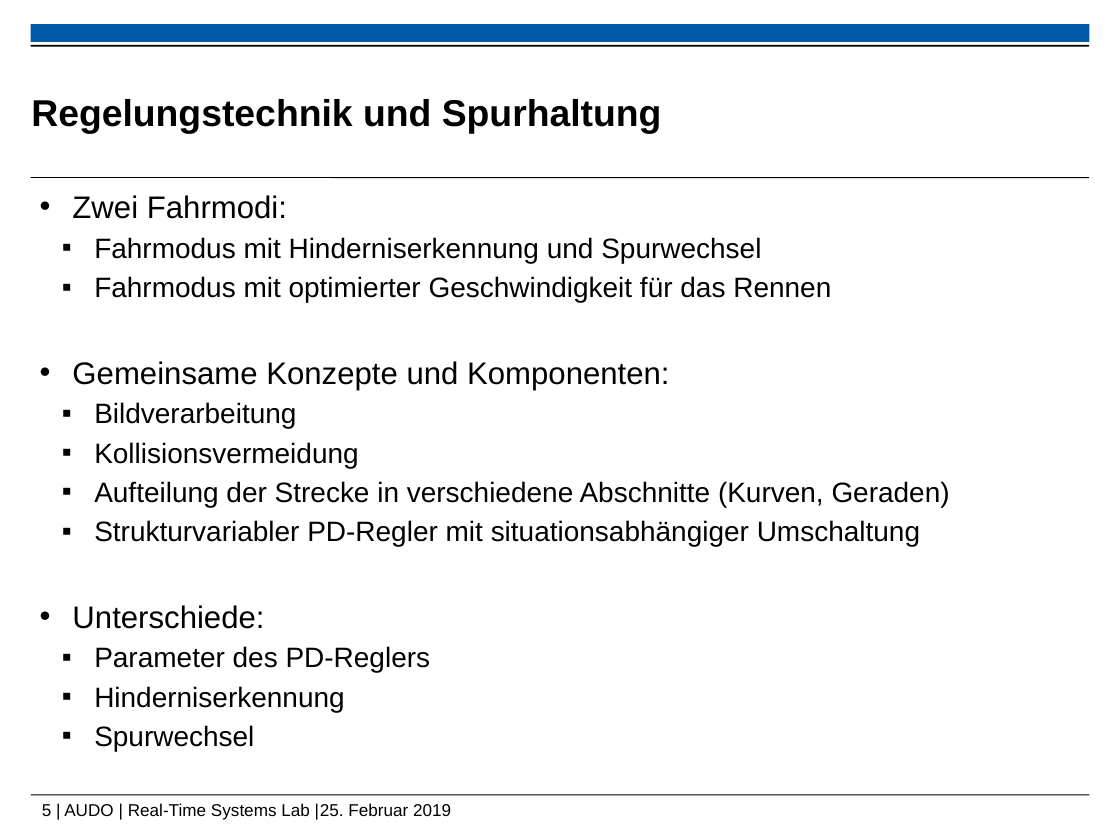
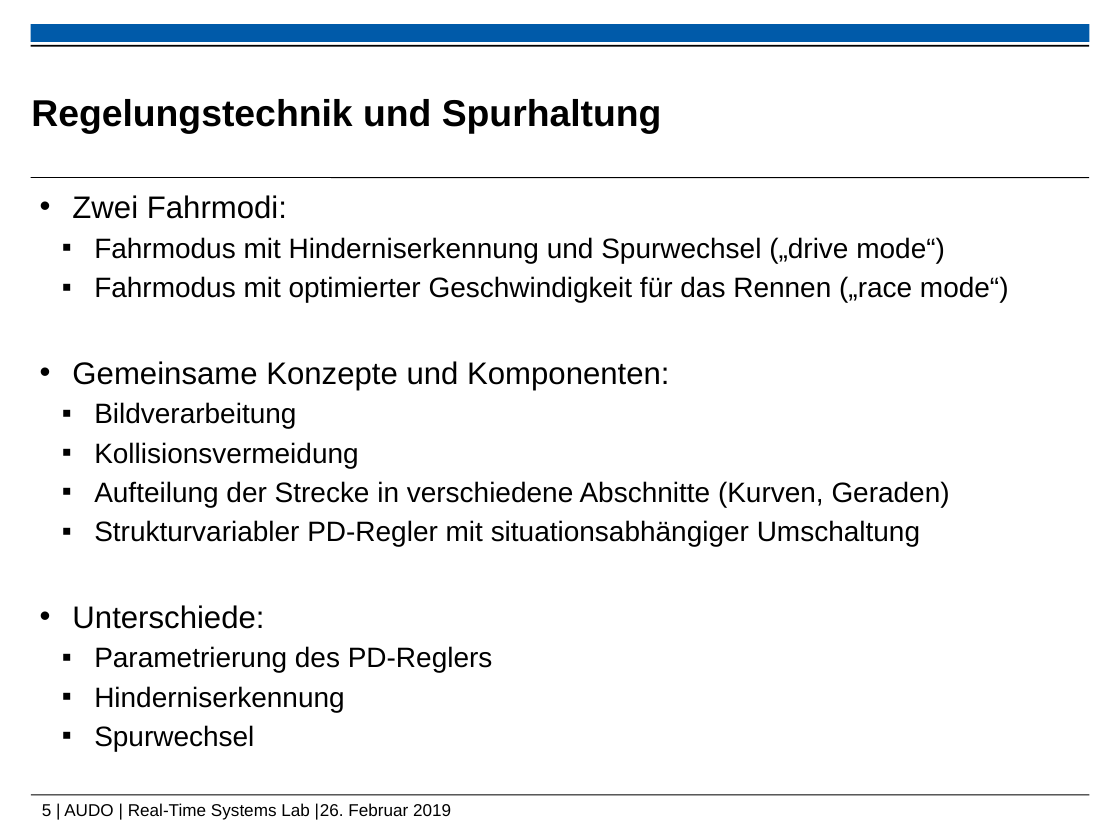
Before and after one commit to ramona3300/AUDO, a slide deck: slide 5 of Dokumente/Präsentationen/Abschlusspräsentation.pptx. Drawn at 1120x840 pixels with LibreOffice and Linux fonts; fonts in the diff are those of the drawing; background and template pictures are left out. Boxes give left, top, right and bottom in pixels: in the first picture for what was removed or moved away, otherwise in the second. Text is boxed around its words. In the diff, an @@ line names an element or a change of style, - is before the commit and + after.

```diff
--- a/Dokumente/Präsentationen/Abschlusspräsentation.pptx
+++ b/Dokumente/Präsentationen/Abschlusspräsentation.pptx
@@ text at [94, 237, 1009, 302]: text changed @@
-  ▪ Fahrmodus mit Hinderniserkennung und Spurwechsel
-  ▪ Fahrmodus mit optimierter Geschwindigkeit für das Rennen
+  ▪ Fahrmodus mit Hinderniserkennung und Spurwechsel („drive mode“)
+  ▪ Fahrmodus mit optimierter Geschwindigkeit für das Rennen („race mode“)
@@ text at [94, 646, 493, 673]: text changed @@
-  ▪ Parameter des PD-Reglers
+  ▪ Parametrierung des PD-Reglers
@@ text at [42, 803, 451, 820]: text changed @@
-5 | AUDO | Real-Time Systems Lab |25. Februar 2019
+5 | AUDO | Real-Time Systems Lab |26. Februar 2019
```
Also in this commit, not shown: 3 other slides changed.
